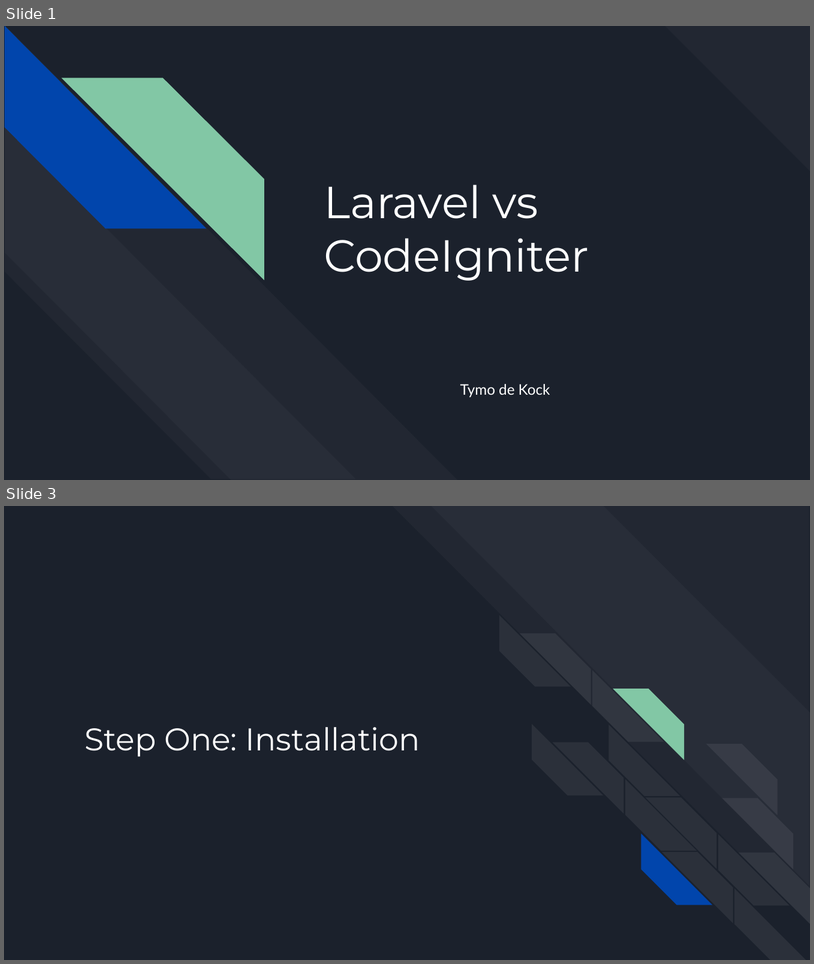
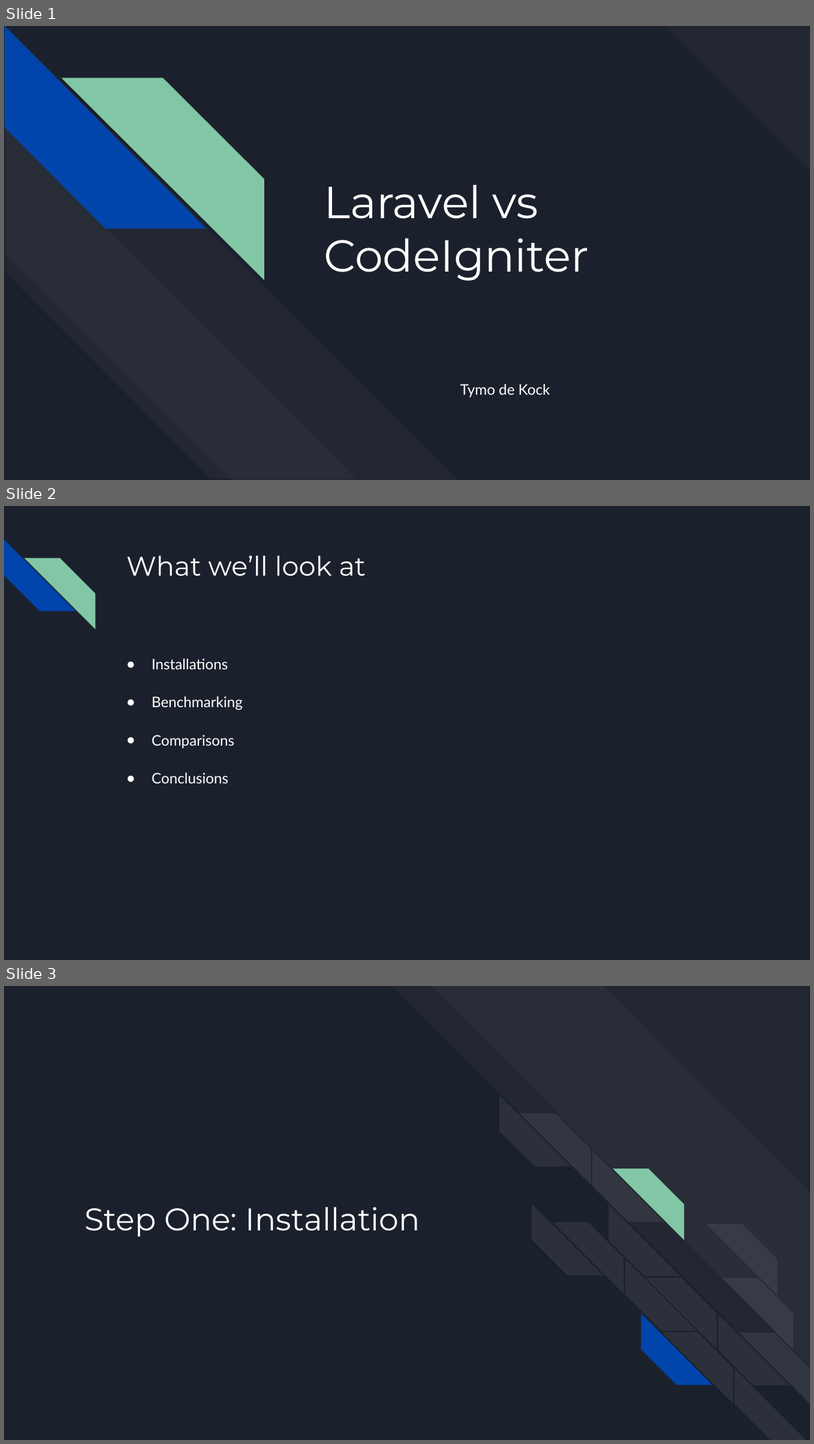
Before and after one commit to Tymodk/Comparative-Study, a slide deck: Laravel vs CodeIgniter.pptx. Shown one above the other, each under a label of ours: slides 1 and 3 before the commit, slides 1, 2 and 3 after it; the slides between them are not shown. The pictures are 814x964 and 814x1444 pixels, drawn with LibreOffice and Linux fonts; fonts in the diff are those of the drawing. Boxes give left, top, right and bottom in pixels: in the first picture for what was removed or moved away, otherwise in the second. Text is boxed around its words. In the diff, an @@ line names an element or a change of style, - is before the commit and + after.

```diff
--- a/Laravel vs CodeIgniter.pptx
+++ b/Laravel vs CodeIgniter.pptx
@@ slide 2 added at bbox=[4, 506, 810, 960], background #1B212C @@
@@ diag stripe added at bbox=[4, 540, 75, 611], fill #0145AC @@
@@ diag stripe added at bbox=[24, 558, 95, 628], fill #82C7A5 @@
@@ title added at bbox=[126, 555, 366, 576], 24 pt, text #FFFFFF @@
+What we’ll look at
@@ text added at bbox=[152, 658, 243, 783], 13 pt, text #FFFFFF @@
+● Installations
+● Benchmarking
+● Comparisons
+● Conclusions
```
Also in this commit, not shown: 1 slide changed, 1 slide removed.
